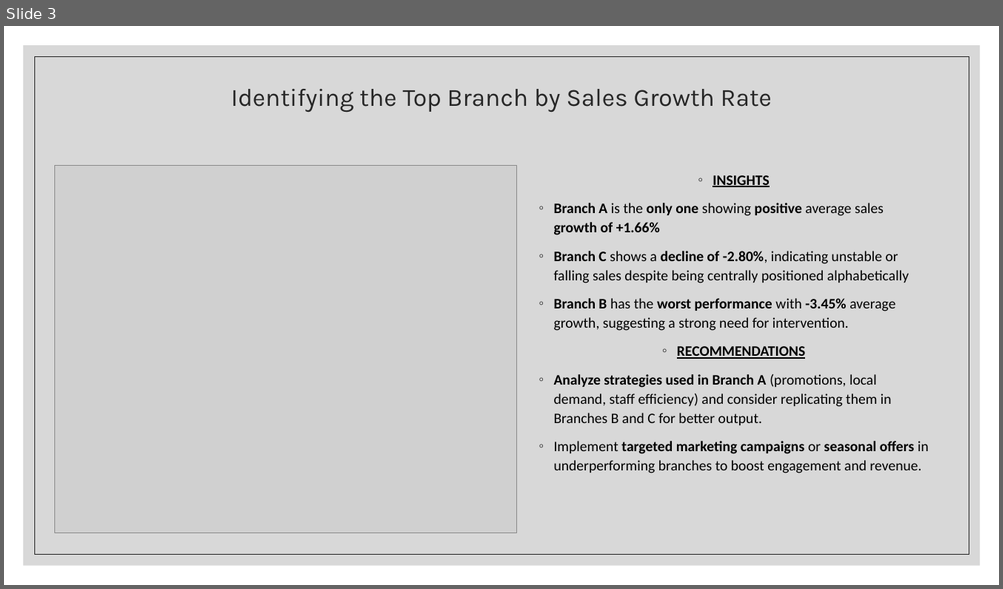
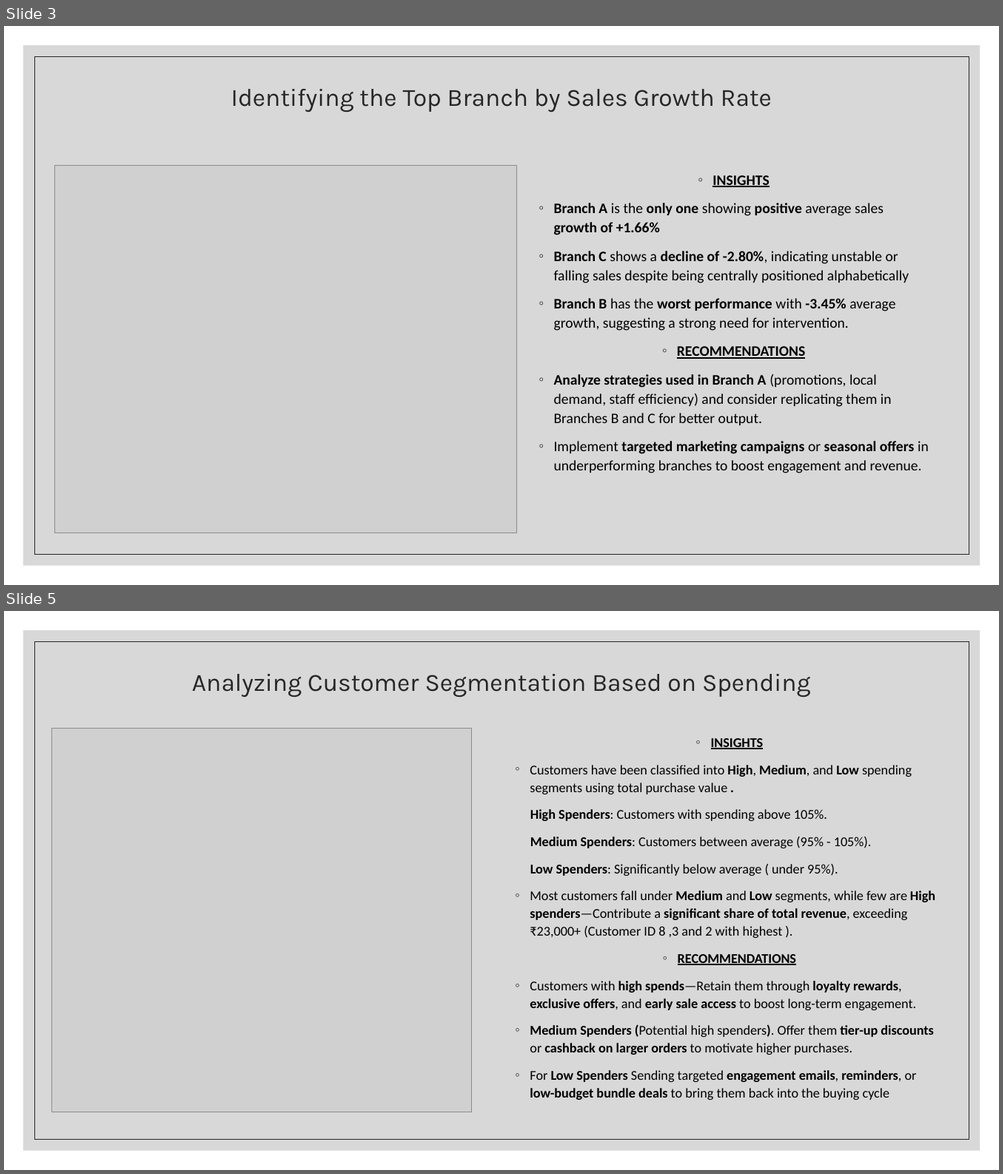
Before and after one commit to ajaythakur958/Walmart-Sales-analysis, a slide deck: Walmart analysis.pptx. Shown one above the other, each under a label of ours: slide 3 before the commit, slides 3 and 5 after it; the slides between them are not shown. The pictures are 1003x589 and 1003x1174 pixels, drawn with LibreOffice and Linux fonts; fonts in the diff are those of the drawing; grey boxes stand for pictures. Boxes give left, top, right and bottom in pixels: in the first picture for what was removed or moved away, otherwise in the second. Text is boxed around its words. In the diff, an @@ line names an element or a change of style, - is before the commit and + after.

```diff
--- a/Walmart analysis.pptx
+++ b/Walmart analysis.pptx
@@ slide 5 added at <box>4,611,999,1170</box>, background #FFFFFF; not listed: 2 template elements that a slide beside it also shows @@
@@ title added at <box>192,674,811,697</box>, 24 pt, text #262626 @@
+Analyzing Customer Segmentation Based on Spending
@@ picture added at <box>52,729,472,1113</box> @@
@@ text added at <box>529,738,935,1100</box>, 13 pt, text #000000 @@
+◦ INSIGHTS
+◦ Customers have been classified into High, Medium, and Low spending segments using total purchase value .
+High Spenders: Customers with spending above 105%.
+Medium Spenders: Customers between average (95% - 105%).
+Low Spenders: Significantly below average ( under 95%).
+◦ Most customers fall under Medium and Low segments, while few are High spenders—Contribute a significant share of total revenue, exceeding ₹23,000+ (Customer ID 8 ,3 and 2 with highest ).
+◦ RECOMMENDATIONS
+◦ Customers with high spends—Retain them through loyalty rewards, exclusive offers, and early sale access to boost long-term engagement.
+◦ Medium Spenders (Potential high spenders). Offer them tier-up discounts or cashback on larger orders to motivate higher purchases.
+◦ For Low Spenders Sending targeted engagement emails, reminders, or low-budget bundle deals to bring them back into the buying cycle
```
Also in this commit, not shown: 2 slides changed, 4 other slides added, 1 slide removed, 2 other files.
